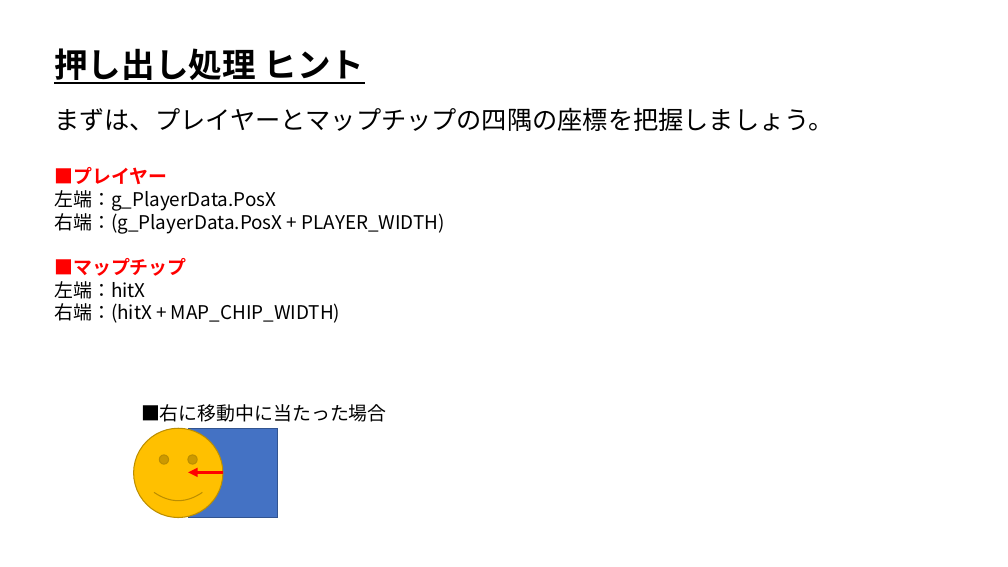
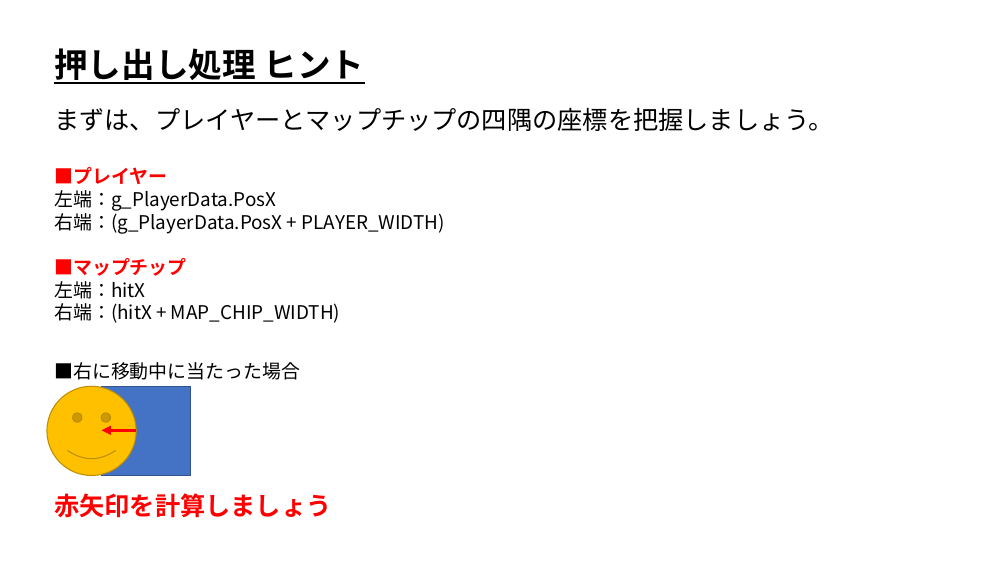
Before and after one commit to ArakiYusuke-Ohara/Textbook, a slide deck: slide 8 of ゲーム科1年/00_前期/ゲームプログラミングⅢ/04_押し出し処理.pptx. Drawn at 1008x567 pixels with LibreOffice and Linux fonts; fonts in the diff are those of the drawing. Boxes give left, top, right and bottom in pixels: in the first picture for what was removed or moved away, otherwise in the second. Text is boxed around its words. In the diff, an @@ line names an element or a change of style, - is before the commit and + after.

Commit message:
微修正

```diff
--- a/ゲーム科1年/00_前期/ゲームプログラミングⅢ/04_押し出し処理.pptx
+++ b/ゲーム科1年/00_前期/ゲームプログラミングⅢ/04_押し出し処理.pptx
@@ 1 text, 1 rectangle, 1 smiley face: place and size @@
-1 text, 1 rectangle, 1 smiley face at (134,404,387,517)
+1 text, 1 rectangle, 1 smiley face at (47,362,300,476)
@@ arrow moved from (223, 473) - (188, 473) to (136, 430) - (101, 430) @@
@@ text added at (54,493,331,518), 24 pt, text #FF0000, bold @@
+赤矢印を計算しましょう
```
